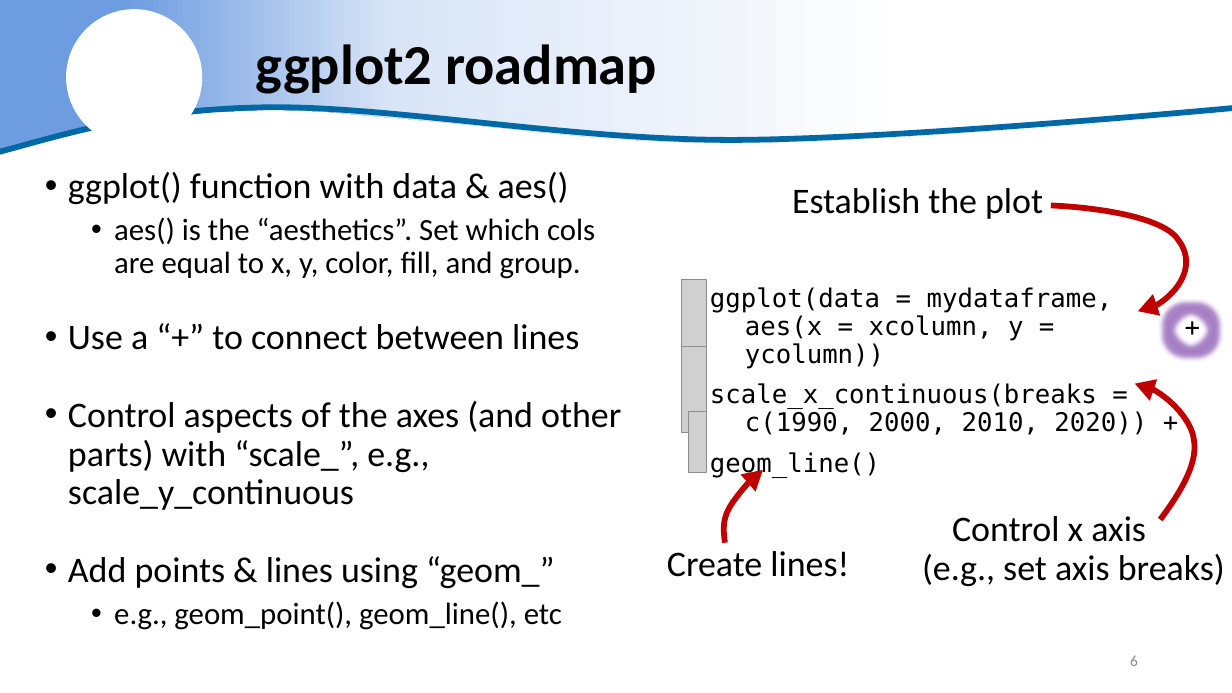
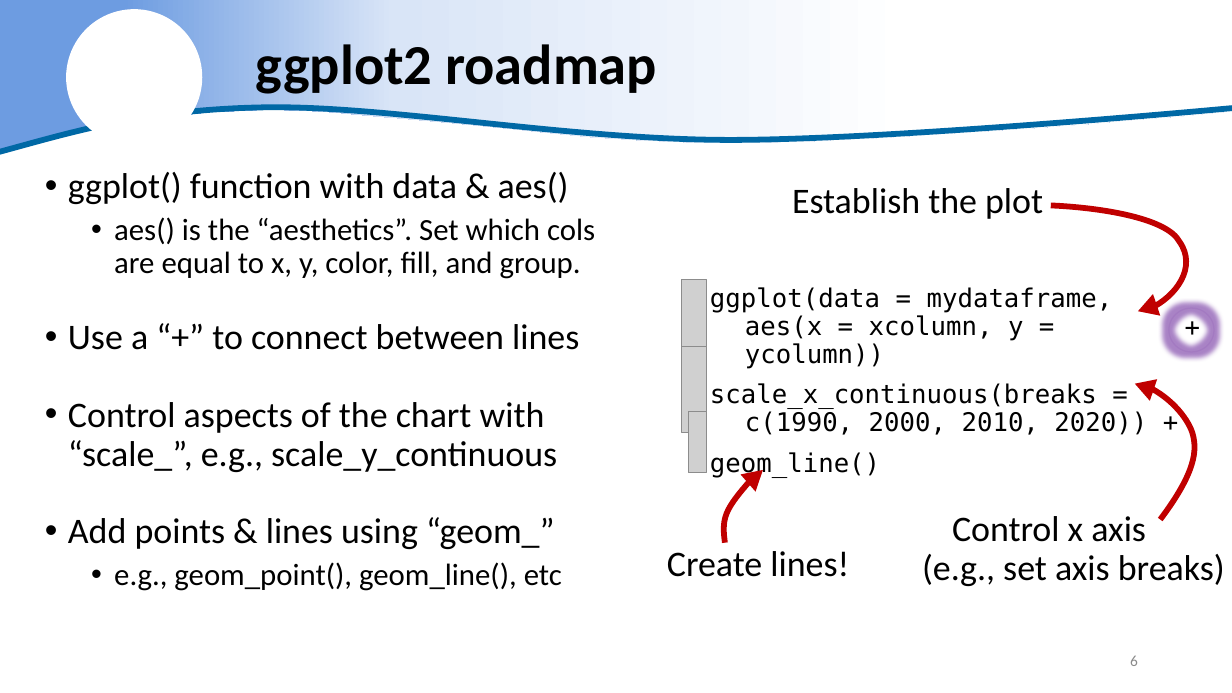
Before and after one commit to justinpriest/ADFG_R_Intro_Workshop, a slide deck: slide 6 of presentations/7 - Amazing Charts & How to Make Them.pptx. Drawn at 1232x693 pixels with LibreOffice and Linux fonts; fonts in the diff are those of the drawing; grey boxes stand for pictures; background and template pictures are left out. Boxes give left, top, right and bottom in pixels: in the first picture for what was removed or moved away, otherwise in the second. Text is boxed around its words. In the diff, an @@ line names an element or a change of style, - is before the commit and + after.

```diff
--- a/presentations/7 - Amazing Charts & How to Make Them.pptx
+++ b/presentations/7 - Amazing Charts & How to Make Them.pptx
@@ text at box(68, 402, 557, 472): text changed @@
-• Control aspects of the axes (and other parts) with “scale_”, e.g., scale_y_continuous
+• Control aspects of the chart with “scale_”, e.g., scale_y_continuous
```
Also in this commit, not shown: 11 other slides changed, 1 slide added, 3 slides removed, 1 other file.
